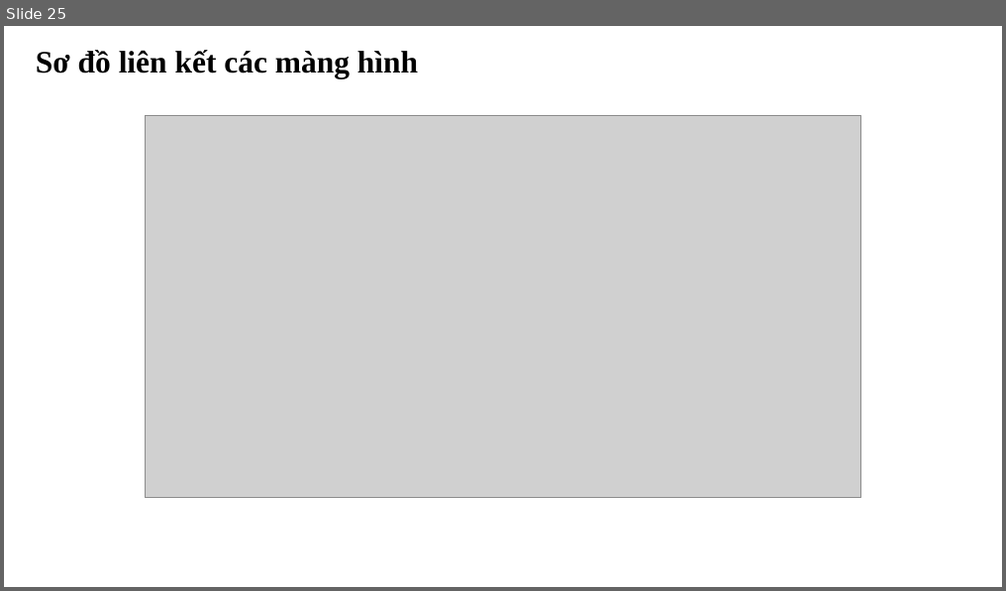
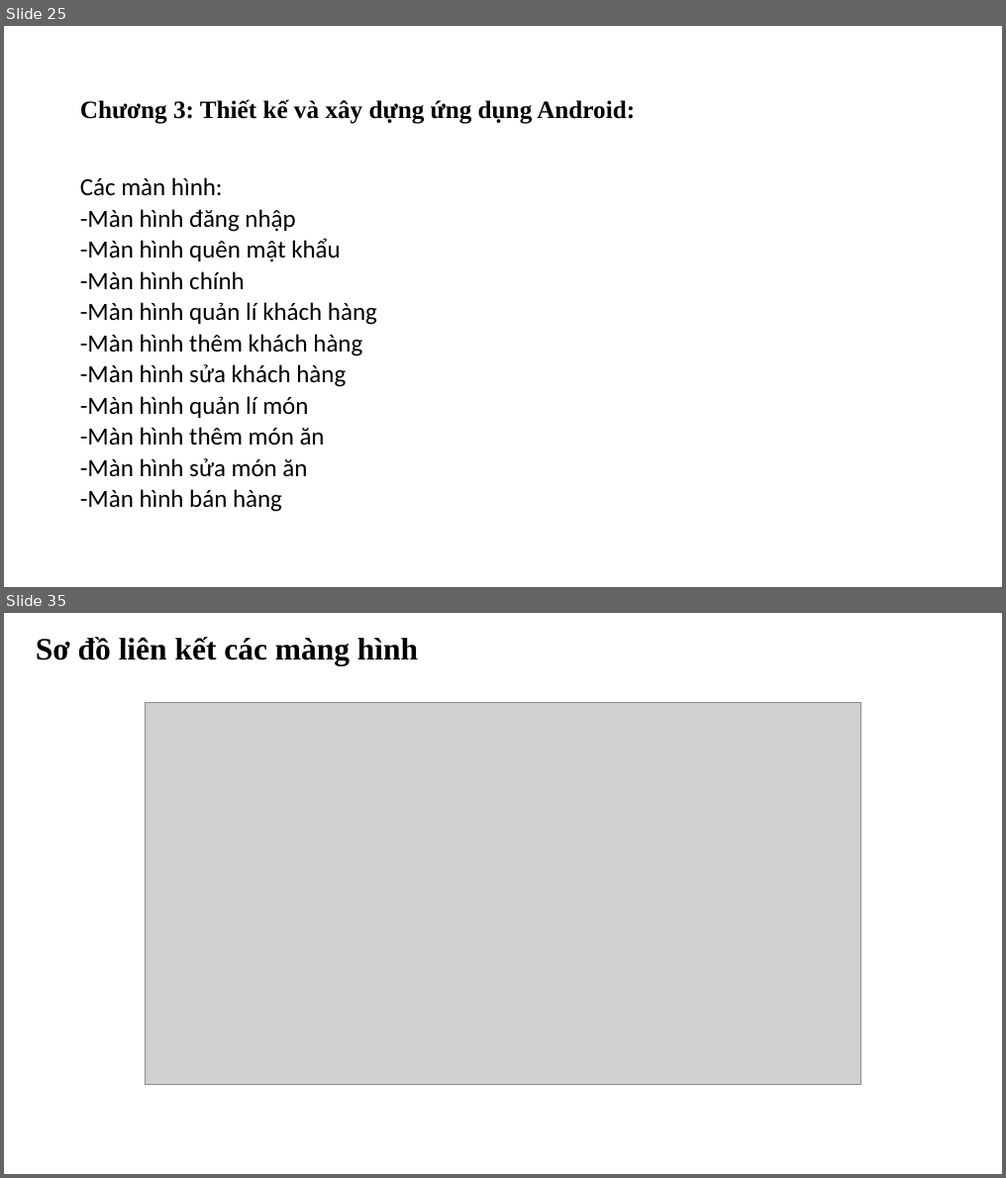
Before and after one commit to aokidai/androidcuoiki, a slide deck: bcck.pptx. Shown one above the other, each under a label of ours: slide 25 before the commit, slides 25 and 35 after it; the slides between them are not shown. The pictures are 1006x591 and 1006x1178 pixels, drawn with LibreOffice and Linux fonts; fonts in the diff are those of the drawing; grey boxes stand for pictures. Boxes give left, top, right and bottom in pixels: in the first picture for what was removed or moved away, otherwise in the second. Text is boxed around its words. In the diff, an @@ line names an element or a change of style, - is before the commit and + after.

```diff
--- a/bcck.pptx
+++ b/bcck.pptx
@@ slide 25 added at [4,26,1002,587], background #FFFFFF @@
@@ title added at [80,99,635,124], 24 pt, text #000000, bold @@
+Chương 3: Thiết kế và xây dựng ứng dụng Android:
@@ text added at [80,177,377,512], 23.8 pt, text #000000 @@
+Các màn hình:
+-Màn hình đăng nhập
+-Màn hình quên mật khẩu
+-Màn hình chính
+-Màn hình quản lí khách hàng
+-Màn hình thêm khách hàng
+-Màn hình sửa khách hàng
+-Màn hình quản lí món
+-Màn hình thêm món ăn
+-Màn hình sửa món ăn
+-Màn hình bán hàng
@@ what was slide 25 is now slide 35 @@
```
Also in this commit, not shown: 1 slide changed, 18 other slides added, 1 slide removed, 16 other files.
